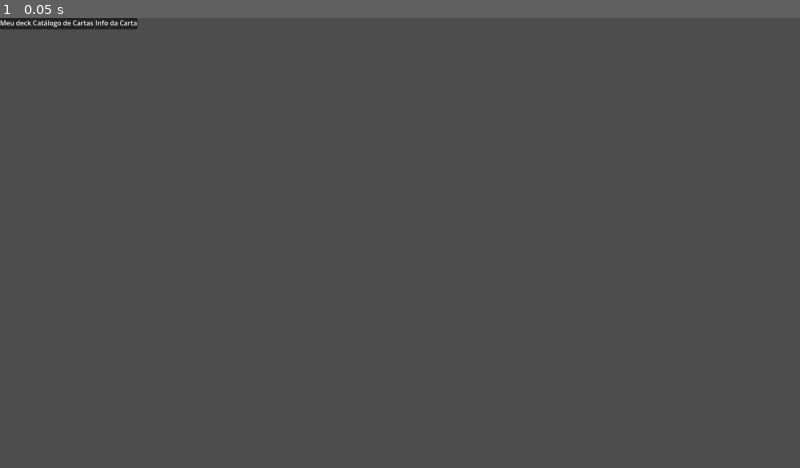
Above: before the commit, frame 1.
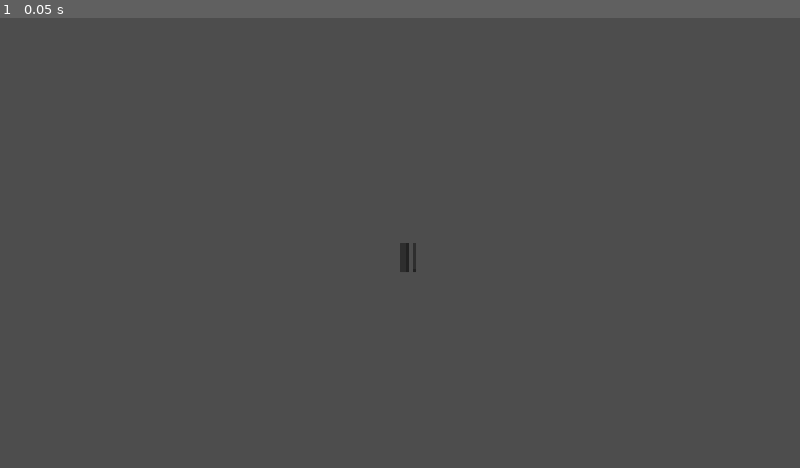
Above: after the commit, the same moment.

Repository: Isaaa43/Saudavel-e-Balanceado
Game: Godot game, scene res://cenas/menus/menu_deck.tscn
The game is run twice, just before and just after one commit, with the same random seed, the same clock (stepped at 60 frames per second) and the same inputs. This scene is started directly instead of the project's main scene.
Inputs:
- Up to frame 1 (0.05 s): no input

The runs differ from the first frame. In frame 1, 0.5% of the frame differs, in the area x 0-52%, y 0-57%.

Commit message:
recomeço - interface montagem de deck

Diff:
--- a/luta-magos/cenas/menus/menu_deck.tscn
+++ b/luta-magos/cenas/menus/menu_deck.tscn
@@ -2,60 +2,72 @@
 
 [node name="MenuDeck" type="Control" unique_id=1395345366]
 layout_mode = 3
-anchors_preset = 15
-anchor_right = 1.0
-anchor_bottom = 1.0
+anchors_preset = 8
+anchor_left = 0.5
+anchor_top = 0.5
+anchor_right = 0.5
+anchor_bottom = 0.5
 grow_horizontal = 2
 grow_vertical = 2
 size_flags_horizontal = 4
 size_flags_vertical = 4
 
-[node name="PanelContainer" type="PanelContainer" parent="." unique_id=1865727326]
+[node name="MarginContainer" type="MarginContainer" parent="." unique_id=891563215]
 layout_mode = 0
-offset_right = 330.0
-offset_bottom = 27.0
+offset_right = 40.0
+offset_bottom = 40.0
 
-[node name="MarginContainer" type="MarginContainer" parent="PanelContainer" unique_id=692600027]
+[node name="HBoxContainer" type="HBoxContainer" parent="MarginContainer" unique_id=1442916409]
 layout_mode = 2
 
-[node name="HBoxContainer" type="HBoxContainer" parent="PanelContainer" unique_id=998525463]
+[node name="DeckPanel" type="PanelContainer" parent="MarginContainer/HBoxContainer" unique_id=2138749029]
 layout_mode = 2
 
-[node name="Coluna esquerda" type="PanelContainer" parent="PanelContainer/HBoxContainer" unique_id=1528682661]
+[node name="VBoxContainer" type="HBoxContainer" parent="MarginContainer/HBoxContainer/DeckPanel" unique_id=585011591]
 layout_mode = 2
 
-[node name="VBoxContainer" type="VBoxContainer" parent="PanelContainer/HBoxContainer/Coluna esquerda" unique_id=373229306]
+[node name="DeckTitle" type="Label" parent="MarginContainer/HBoxContainer/DeckPanel/VBoxContainer" unique_id=1388717779]
 layout_mode = 2
 
-[node name="Label" type="Label" parent="PanelContainer/HBoxContainer/Coluna esquerda/VBoxContainer" unique_id=1411909002]
-layout_mode = 2
-text = "Meu deck"
-
-[node name="GridContainer" type="GridContainer" parent="PanelContainer/HBoxContainer/Coluna esquerda/VBoxContainer" unique_id=480965293]
+[node name="DeckList" type="ItemList" parent="MarginContainer/HBoxContainer/DeckPanel/VBoxContainer" unique_id=100819419]
 layout_mode = 2
 
-[node name="Coluna meio" type="PanelContainer" parent="PanelContainer/HBoxContainer" unique_id=2105084068]
+[node name="DeckCountLabel" type="Label" parent="MarginContainer/HBoxContainer/DeckPanel/VBoxContainer" unique_id=1702935466]
 layout_mode = 2
 
-[node name="VBoxContainer" type="VBoxContainer" parent="PanelContainer/HBoxContainer/Coluna meio" unique_id=1119372644]
+[node name="RemoveButton" type="Button" parent="MarginContainer/HBoxContainer/DeckPanel/VBoxContainer" unique_id=1018711789]
 layout_mode = 2
 
-[node name="Label" type="Label" parent="PanelContainer/HBoxContainer/Coluna meio/VBoxContainer" unique_id=98829205]
+[node name="CardPoolPanel" type="PanelContainer" parent="MarginContainer/HBoxContainer" unique_id=1630717518]
 layout_mode = 2
-text = "Catálogo de Cartas"
+size_flags_horizontal = 4
 
-[node name="GridContainer" type="GridContainer" parent="PanelContainer/HBoxContainer/Coluna meio/VBoxContainer" unique_id=464737207]
+[node name="VBoxContainer" type="VBoxContainer" parent="MarginContainer/HBoxContainer/CardPoolPanel" unique_id=1560006840]
 layout_mode = 2
 
-[node name="Coluna direita" type="PanelContainer" parent="PanelContainer/HBoxContainer" unique_id=674400242]
+[node name="CardPoolTitle" type="Label" parent="MarginContainer/HBoxContainer/CardPoolPanel/VBoxContainer" unique_id=466778573]
 layout_mode = 2
 
-[node name="VBoxContainer" type="VBoxContainer" parent="PanelContainer/HBoxContainer/Coluna direita" unique_id=53902722]
+[node name="CardPool" type="ItemList" parent="MarginContainer/HBoxContainer/CardPoolPanel/VBoxContainer" unique_id=2090578027]
 layout_mode = 2
 
-[node name="Label" type="Label" parent="PanelContainer/HBoxContainer/Coluna direita/VBoxContainer" unique_id=770631097]
+[node name="InfoPanel" type="PanelContainer" parent="MarginContainer/HBoxContainer" unique_id=1049318992]
 layout_mode = 2
-text = "Info da Carta"
 
-[node name="GridContainer" type="GridContainer" parent="PanelContainer/HBoxContainer/Coluna direita/VBoxContainer" unique_id=1152350924]
+[node name="VBoxContainer" type="VBoxContainer" parent="MarginContainer/HBoxContainer/InfoPanel" unique_id=811642422]
 layout_mode = 2
+
+[node name="CardArt" type="TextureRect" parent="MarginContainer/HBoxContainer/InfoPanel/VBoxContainer" unique_id=367272998]
+layout_mode = 2
+
+[node name="CardName" type="Label" parent="MarginContainer/HBoxContainer/InfoPanel/VBoxContainer" unique_id=1750823515]
+layout_mode = 2
+
+[node name="CardTypeCost" type="Label" parent="MarginContainer/HBoxContainer/InfoPanel/VBoxContainer" unique_id=702212210]
+layout_mode = 2
+
+[node name="CardDescription" type="RichTextLabel" parent="MarginContainer/HBoxContainer/InfoPanel/VBoxContainer" unique_id=719554911]
+layout_mode = 2
+
+[node name="AddButton" type="Button" parent="MarginContainer/HBoxContainer/InfoPanel/VBoxContainer" unique_id=440370027]
+layout_mode = 2
